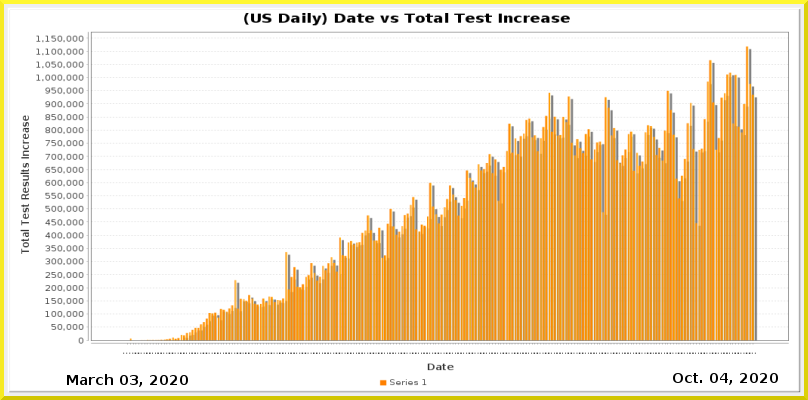
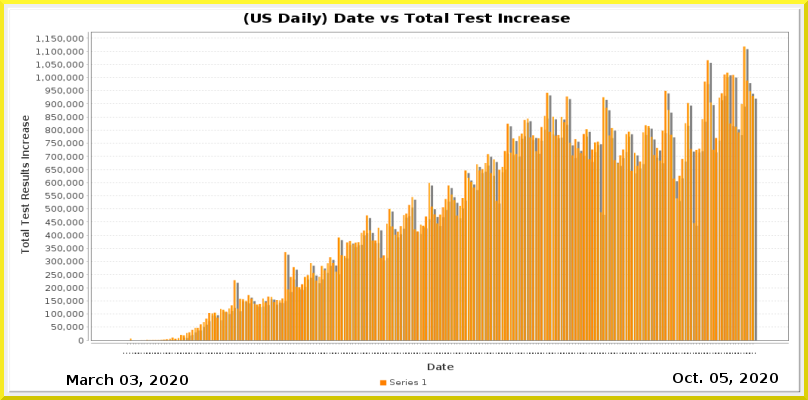
Before/after of a 808x400 layered artwork. What changed in the layer stack:
painted on "Current Date" over (x1=720, y1=373, x2=728, y2=383)
painted on "Date_vs_TestIncrease.png" over (x1=143, y1=46, x2=758, y2=354)
